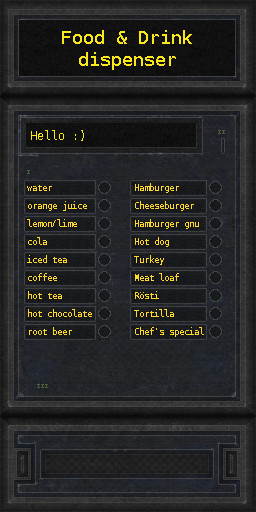
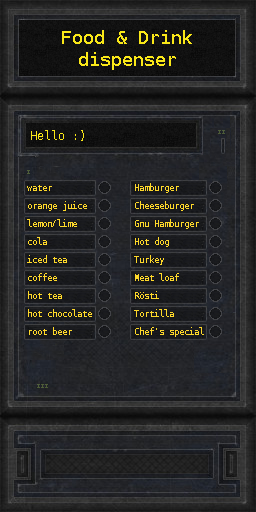
Layer changes from the first 256×512 image to the second:
painted on "Hamburger ..." over <box>135,219,199,229</box>
